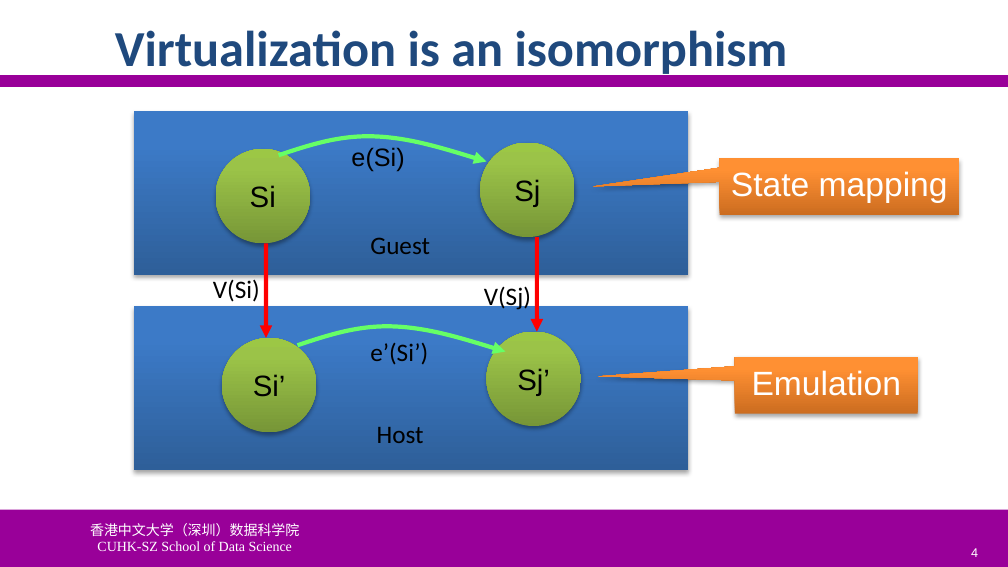
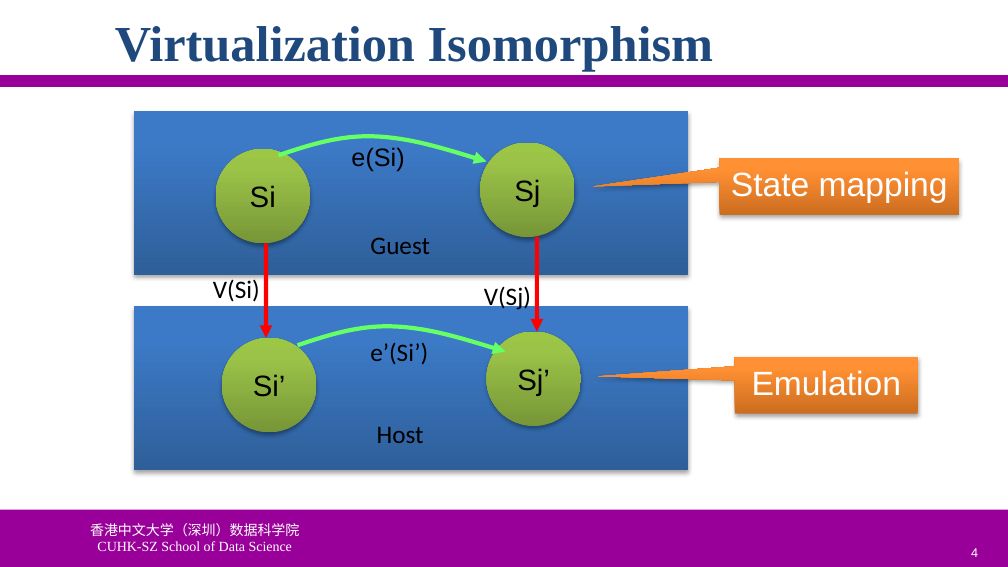
Before and after one commit to ychung1103/ychung1103.github.io, a slide deck: slide 4 of Slides/CSC6103/VT-02 System Virtualization.pptx. Drawn at 1008x567 pixels with LibreOffice and Linux fonts; fonts in the diff are those of the drawing; background and template pictures are left out. Boxes give left, top, right and bottom in pixels: in the first picture for what was removed or moved away, otherwise in the second. Text is boxed around its words. In the diff, an @@ line names an element or a change of style, - is before the commit and + after.

```diff
--- a/Slides/CSC6103/VT-02 System Virtualization.pptx
+++ b/Slides/CSC6103/VT-02 System Virtualization.pptx
@@ title at [115, 26, 714, 71]: text changed; font Calibri to Times New Roman @@
-Virtualization is an isomorphism
+Virtualization Isomorphism
```
Also in this commit, not shown: 46 other slides changed, 1 other file.
